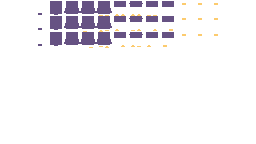
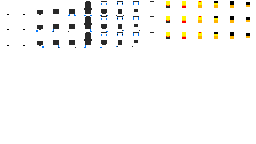
Layers edited between the first and the second 256px x 144px image:
painted on "body" over [7, 1, 250, 48]
